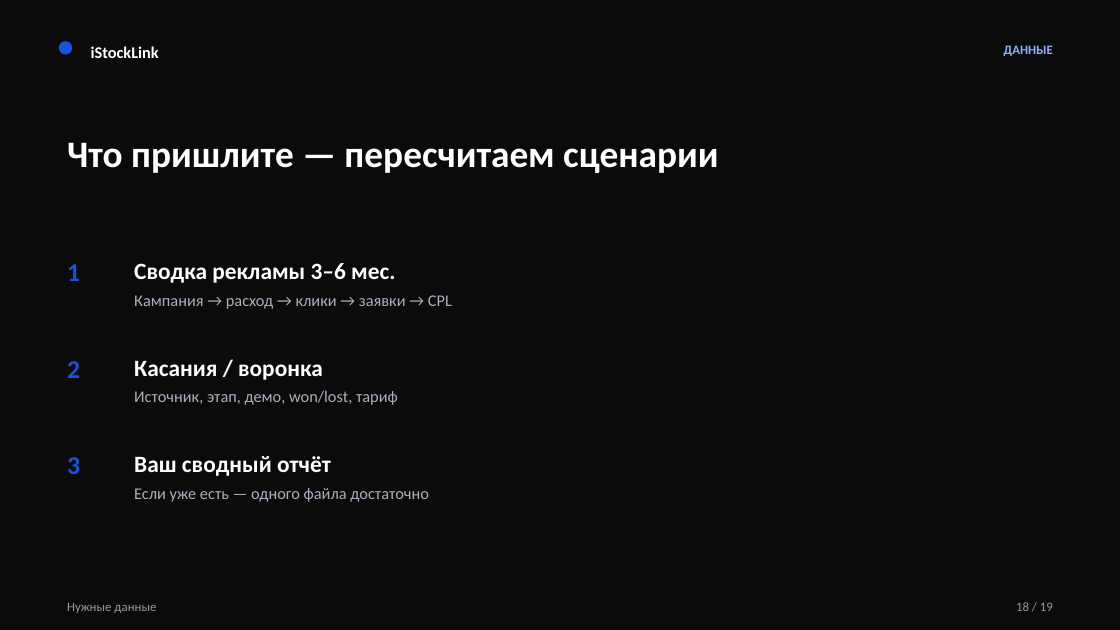
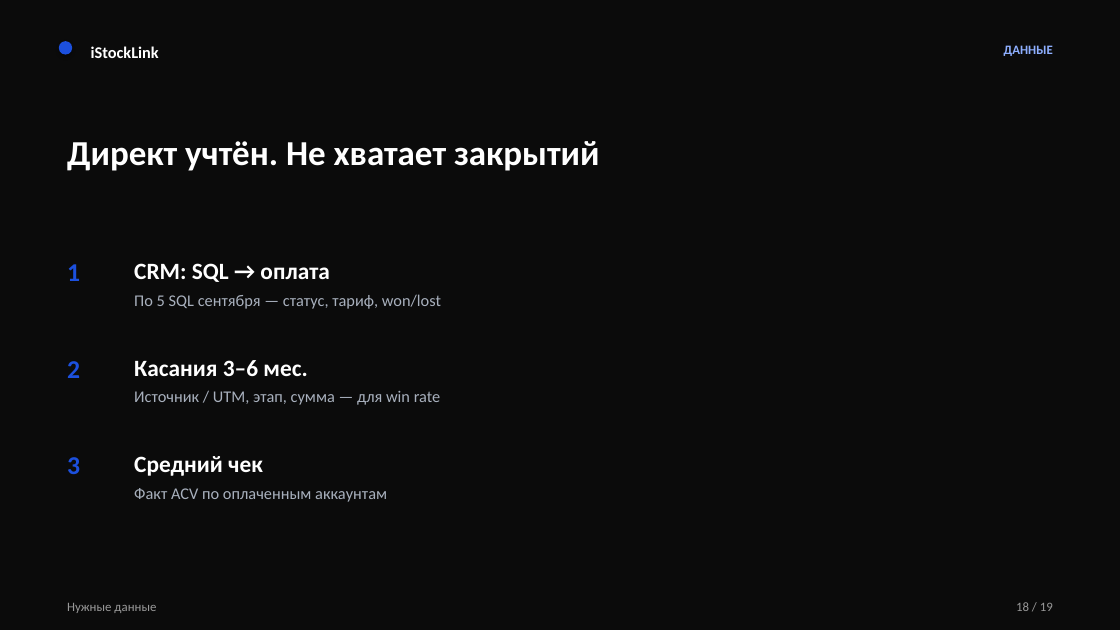
Before and after one commit to kolomoets-netizen/Link, a slide deck: slide 18 of content/business/istocklink-crm-srm-gtm.pptx. Drawn at 1120x630 pixels with LibreOffice and Linux fonts; fonts in the diff are those of the drawing. Boxes give left, top, right and bottom in pixels: in the first picture for what was removed or moved away, otherwise in the second. Text is boxed around its words. In the diff, an @@ line names an element or a change of style, - is before the commit and + after.

```diff
--- a/content/business/istocklink-crm-srm-gtm.pptx
+++ b/content/business/istocklink-crm-srm-gtm.pptx
@@ text at <box>67,141,600,171</box>: text changed; size 32 to 30 pt @@
-Что пришлите — пересчитаем сценарии
+Директ учтён. Не хватает закрытий
@@ text at <box>134,263,329,282</box>: text changed @@
-Сводка рекламы 3–6 мес.
+CRM: SQL → оплата
@@ text at <box>134,294,441,309</box>: text changed @@
-Кампания → расход → клики → заявки → CPL
+По 5 SQL сентября — статус, тариф, won/lost
@@ text at <box>134,360,307,376</box>: text changed @@
-Касания / воронка
+Касания 3–6 мес.
@@ text at <box>134,391,441,405</box>: text changed @@
-Источник, этап, демо, won/lost, тариф
+Источник / UTM, этап, сумма — для win rate
@@ text at <box>134,456,263,476</box>: text changed @@
-Ваш сводный отчёт
+Средний чек
@@ text at <box>134,488,387,502</box>: text changed @@
-Если уже есть — одного файла достаточно
+Факт ACV по оплаченным аккаунтам
```
Also in this commit, not shown: 4 other slides changed, 1 slide added, 1 slide removed, 7 other files.
